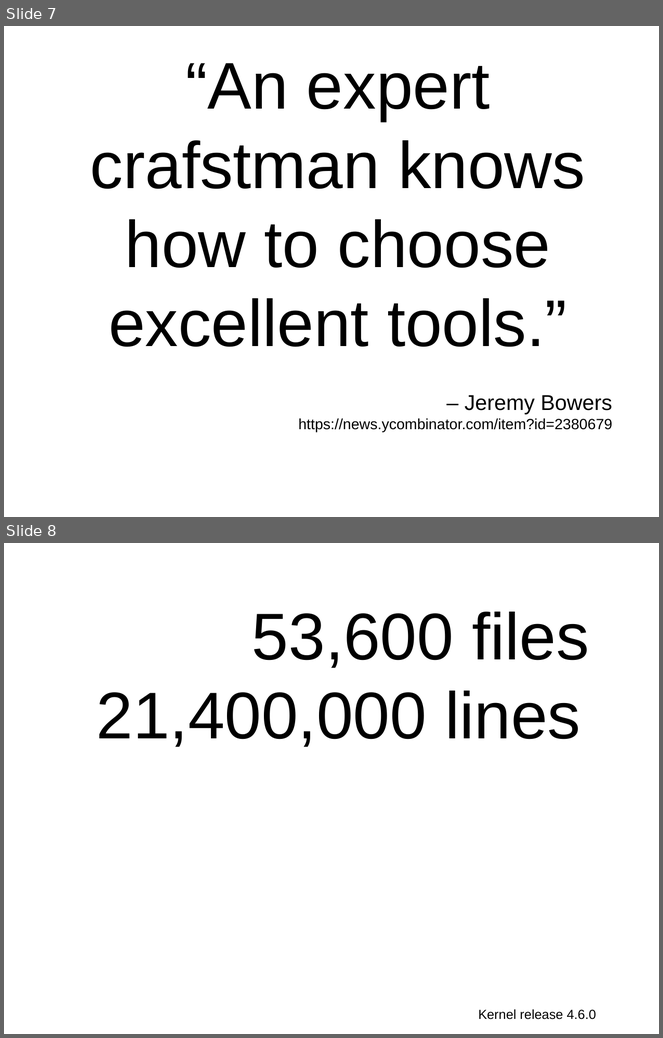
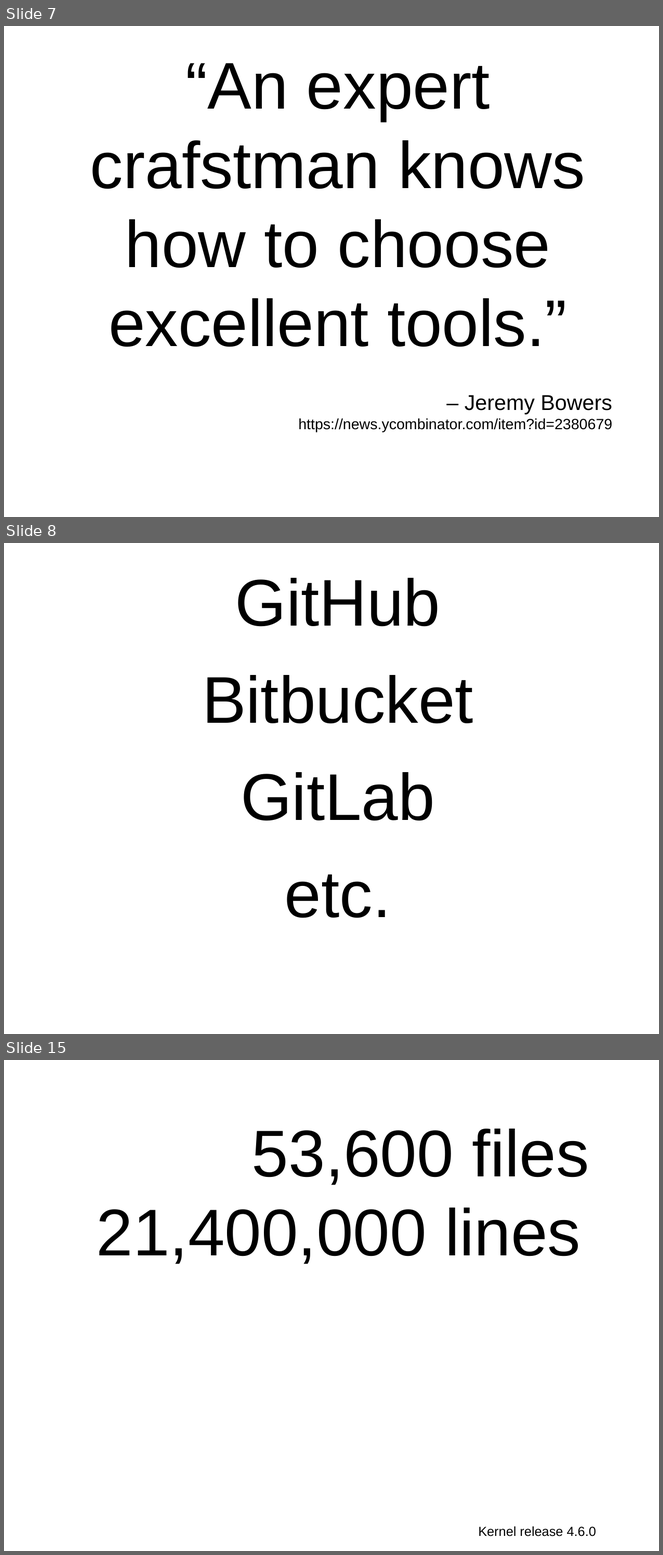
Before and after one commit to gregkh/presentation-stone-tools, a slide deck: stone-tools.odp. Shown one above the other, each under a label of ours: slides 7 and 8 before the commit, slides 7, 8 and 15 after it; the slides between them are not shown. The pictures are 663x1038 and 663x1555 pixels, drawn with LibreOffice and Linux fonts; fonts in the diff are those of the drawing. Boxes give left, top, right and bottom in pixels: in the first picture for what was removed or moved away, otherwise in the second. Text is boxed around its words. In the diff, an @@ line names an element or a change of style, - is before the commit and + after.

```diff
--- a/stone-tools.odp
+++ b/stone-tools.odp
@@ slide 8 added at (4,543,659,1034), background #FFFFFF @@
@@ text added at (202,578,474,918), 80 pt, text #000000 @@
+GitHub
+Bitbucket
+GitLab
+etc.
@@ what was slide 8 is now slide 15 @@
```
Also in this commit, not shown: 6 other slides added, 14 slides removed, 4 other files.
